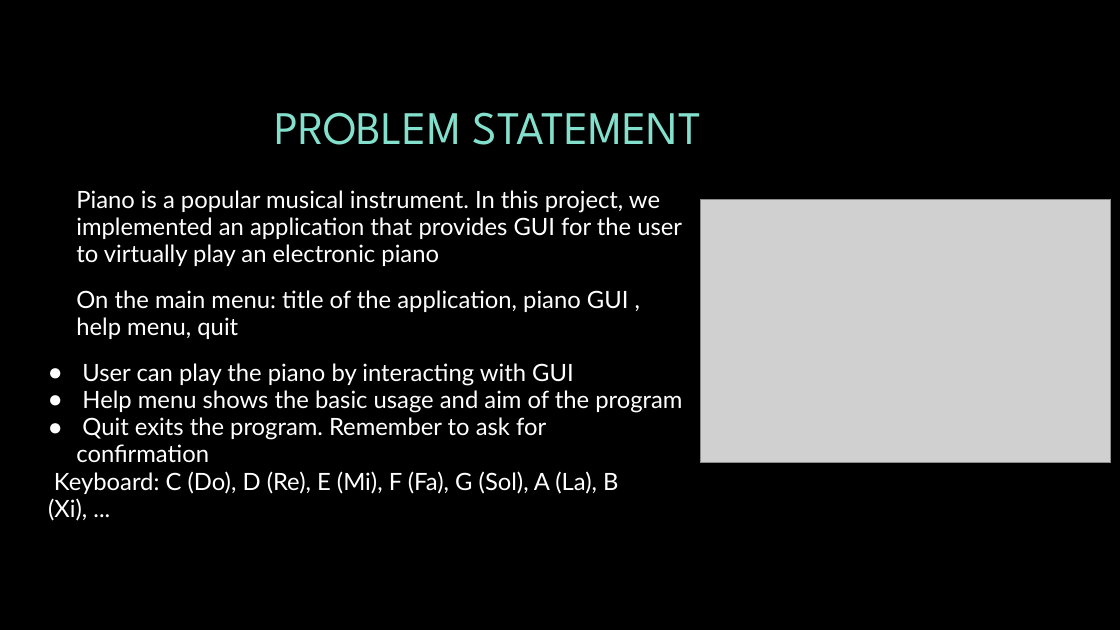
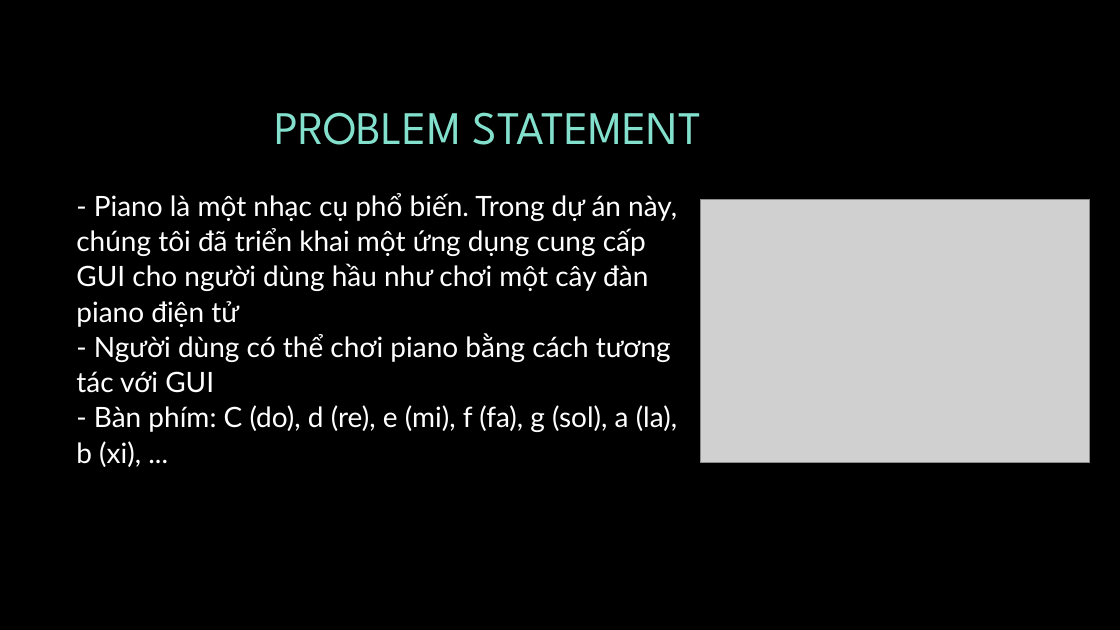
Before and after one commit to LeHieu-167/Database_Prj, a slide deck: slide 2 of Documents/OOP_Slides_Nhom13.pptx. Drawn at 1120x630 pixels with LibreOffice and Linux fonts; fonts in the diff are those of the drawing; grey boxes stand for pictures; background and template pictures are left out. Boxes give left, top, right and bottom in pixels: in the first picture for what was removed or moved away, otherwise in the second. Text is boxed around its words. In the diff, an @@ line names an element or a change of style, - is before the commit and + after.

```diff
--- a/Documents/OOP_Slides_Nhom13.pptx
+++ b/Documents/OOP_Slides_Nhom13.pptx
@@ text at (76,193,677,467): text changed; size 20.4 to 24 pt @@
-Piano is a popular musical instrument. In this project, we implemented an application that provides GUI for the user to virtually play an electronic piano
-On the main menu: title of the application, piano GUI , help menu, quit
-● User can play the piano by interacting with GUI
-● Help menu shows the basic usage and aim of the program
-● Quit exits the program. Remember to ask for confirmation
-Keyboard: C (Do), D (Re), E (Mi), F (Fa), G (Sol), A (La), B (Xi), ...
+- Piano là một nhạc cụ phổ biến. Trong dự án này, chúng tôi đã triển khai một ứng dụng cung cấp GUI cho người dùng hầu như chơi một cây đàn piano điện tử
+- Người dùng có thể chơi piano bằng cách tương tác với GUI
+- Bàn phím: C (do), d (re), e (mi), f (fa), g (sol), a (la), b (xi), ...
@@ picture: place and size @@
-picture at (701,199,1112,463)
+picture at (701,199,1090,463)
```
Also in this commit, not shown: 2 slides removed, 1 other file.
